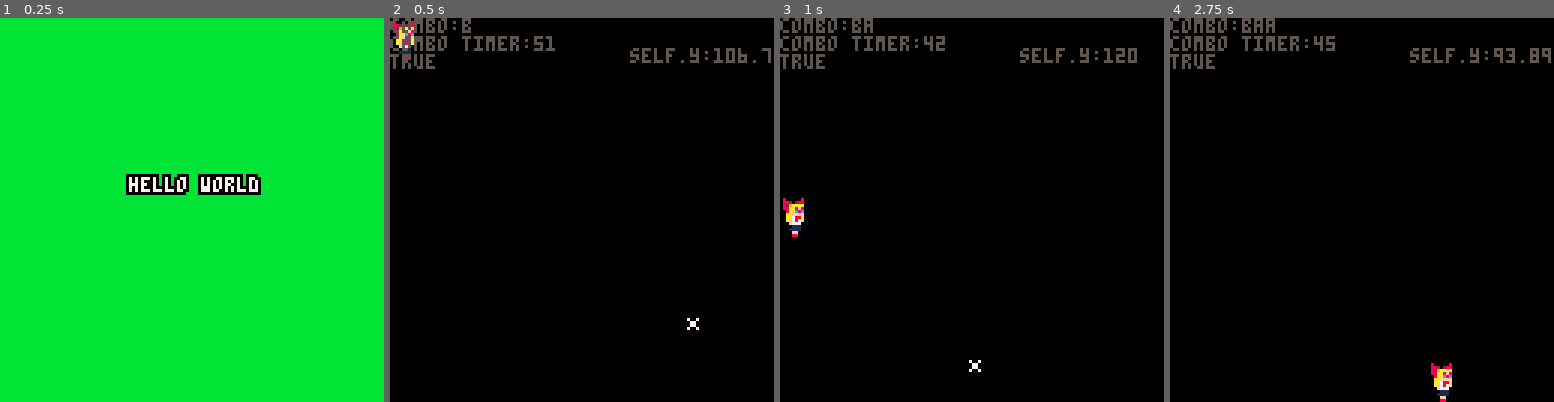
Above: before the commit, frames 1-4 (left to right).
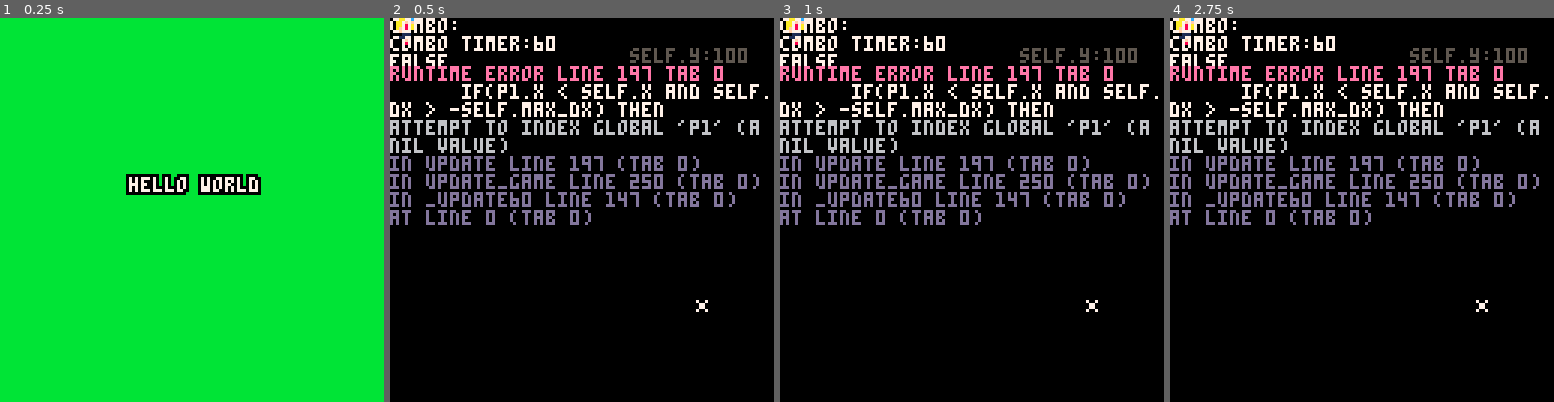
Above: after the commit, the same moments.

Repository: MarkNickerson/SailorV
Game: PICO-8 cartridge sailorv.p8
Same seed, same stepped clock (60 frames per second), same inputs: the game is played once before the commit and once after it.
Inputs:
- Up to frame 1 (0.25 s): no input
- Up to frame 2 (0.5 s): tap X (X key) at 0.33 s
- Up to frame 3 (1 s): tap O (Z key) at 0.7 s
- Up to frame 4 (2.75 s): tap X (X key) at 1.07, 1.85 s; hold Right 1.6-2.1 s; tap O (Z key) at 1.7, 2.1, 2.5 s; hold Up 2.15-2.42 s; hold Right from 2.47 s (still down)

Frame 1 is identical in both runs. In frame 2, 12% of the frame differs, in the area x 0-100%, y 0-82%; in frame 3, 12%; in frame 4, 12%, in the area x 0-100%, y 0-100%.
Error after the commit: runtime error line 197 tab 0; if(p1.x < self.x and self.dx > -self.max_dx) then; attempt to index global 'p1' (a nil value)

Commit message:
ninja chases player using A*

Diff:
--- a/sailorv.p8
+++ b/sailorv.p8
@@ -174,12 +174,12 @@
     p_jump=-1.75,           -- jump velocity
     dx=0,
     dy=0,
-    --max_dx=1,             -- max x speed
+    max_dx=1,             -- max x speed
     --max_dy=2,             -- max y speed
     --p_width=8,            -- sprite width
     --p_height=16,          -- sprite height
-    p_speed=0.05,         -- acceleration force
-    drag=0.05,            -- drag force
+    p_speed=0.02,         -- acceleration force
+    drag=0.02,            -- drag force
     gravity=0.15,         -- gravity
 
     jump_button={
@@ -197,14 +197,11 @@
       local b_right=btn(1)
 
       -- ninja spawns and runs to the left
-      --if b_left==true then
+      if(p1.x < self.x and self.dx > -self.max_dx) then
         self.dx-=self.p_speed
-        b_right=false
-      --elseif b_right==true then
-      --  self.dx+=self.p_speed
-      -- else
-      --  self.dx*=self.drag
-      --end
+      elseif(p1.x > self.x and self.dx < self.max_dx) then
+      	self.dx += self.p_speed
+      end
 
       self.x+=self.dx
       self.jump_button:update()
@@ -421,11 +418,11 @@
 0ffffff5000000000000000000000000000000000000000000000000000000000000000000000000000000000000000000000000000000000000000000000000
 05555555000000000000000000000000000000000000000000000000000000000000000000000000000000000000000000000000000000000000000000000000
 00555550000000000000000000000000000000000000000000000000000000000000000000000000000000000000000000000000000000000000000000000000
-05555555000000000000000000000000000000000000000000000000000000000000000000000000000000000000000000000000000000000000000000000000
-05555555000000000000000000000000000000000000000000000000000000000000000000000000000000000000000000000000000000000000000000000000
-05555555000000000000000000000000000000000000000000000000000000000000000000000000000000000000000000000000000000000000000000000000
-06555556000000000000000000000000000000000000000000000000000000000000000000000000000000000000000000000000000000000000000000000000
-06555556000000000000000000000000000000000000000000000000000000000000000000000000000000000000000000000000000000000000000000000000
+05555585000000000000000000000000000000000000000000000000000000000000000000000000000000000000000000000000000000000000000000000000
+05555855000000000000000000000000000000000000000000000000000000000000000000000000000000000000000000000000000000000000000000000000
+05558555000000000000000000000000000000000000000000000000000000000000000000000000000000000000000000000000000000000000000000000000
+06585556000000000000000000000000000000000000000000000000000000000000000000000000000000000000000000000000000000000000000000000000
+06855556000000000000000000000000000000000000000000000000000000000000000000000000000000000000000000000000000000000000000000000000
 00550550000000000000000000000000000000000000000000000000000000000000000000000000000000000000000000000000000000000000000000000000
 00550550000000000000000000000000000000000000000000000000000000000000000000000000000000000000000000000000000000000000000000000000
 00550550000000000000000000000000000000000000000000000000000000000000000000000000000000000000000000000000000000000000000000000000
